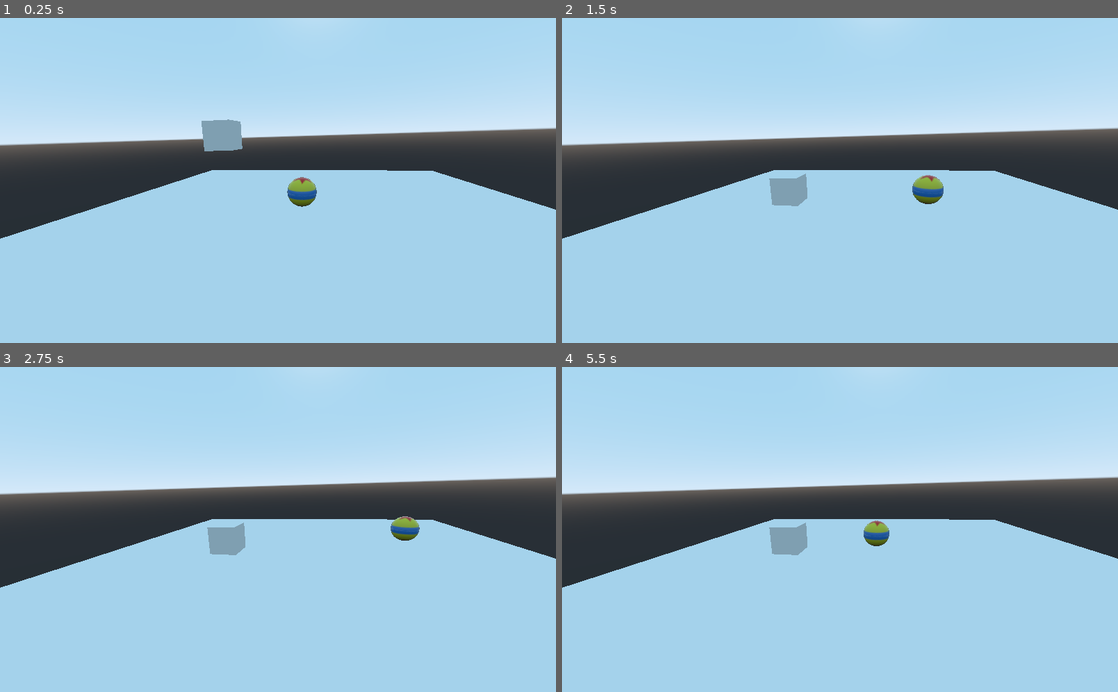
Above: before the commit, frames 1-4 (two rows, left to right).
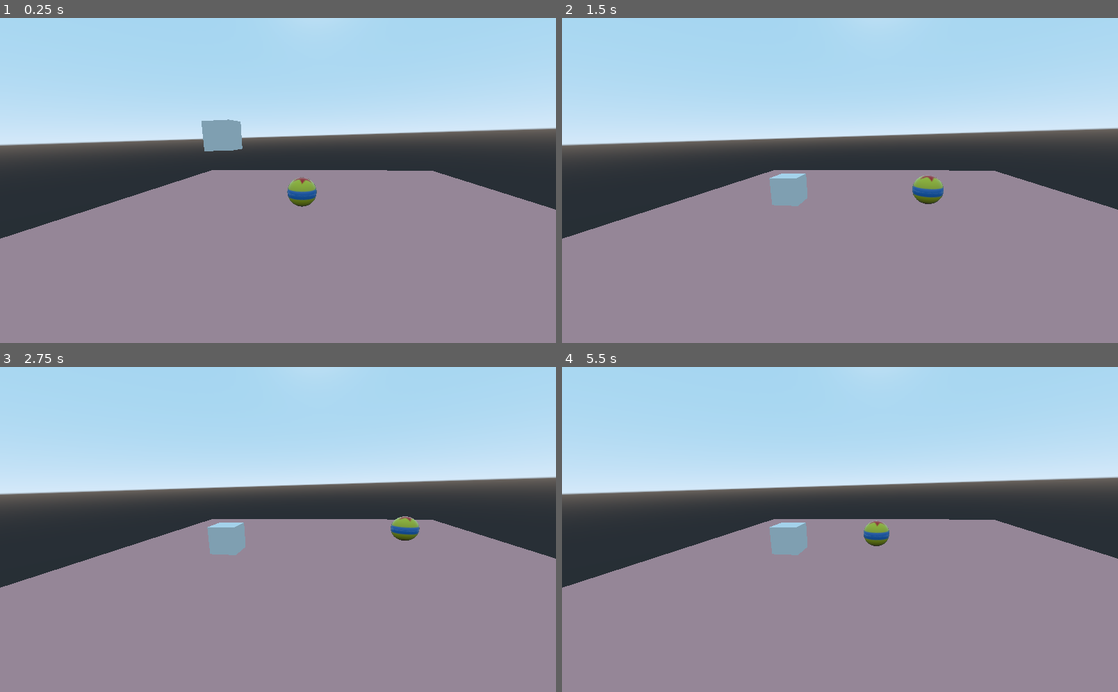
Above: after the commit, the same moments.

Repository: Buglik/PiPG-Game-2
Game: Godot game, scene res://Level.tscn
The game is run twice, just before and just after one commit, with the same random seed, the same clock (stepped at 60 frames per second) and the same inputs. The project has no main scene, so this scene is started directly.
Inputs:
- Up to frame 1 (0.25 s): no input
- Up to frame 2 (1.5 s): hold Right (ui_right) 0.53-1.28 s; hold Down (ui_down) from 1.28 s (still down)
- Up to frame 3 (2.75 s): release Down (ui_down) at 2.03 s; hold Right (ui_right) from 2.03 s (still down)
- Up to frame 4 (5.5 s): release Right (ui_right) at 2.78 s; hold Up (ui_up) 2.78-3.53 s; hold Left (ui_left) 3.53-5.03 s; hold Down (ui_down) from 5.03 s (still down)

The runs differ from the first frame. In frame 1, 47% of the frame differs, in the area x 0-100%, y 46-100%; in frame 2, 47%; in frame 3, 47%; in frame 4, 47%.

Commit message:
floor material added

Diff:
--- a/Level.tscn
+++ b/Level.tscn
@@ -12,6 +12,9 @@
 
 [sub_resource type="CubeMesh" id=4]
 size = Vector3( 30, 2, 30 )
+
+[sub_resource type="SpatialMaterial" id=5]
+albedo_color = Color( 0.913725, 0.639216, 0.639216, 1 )
 
 [node name="Level" type="Spatial"]
 
@@ -33,7 +36,7 @@
 
 [node name="MeshInstance" type="MeshInstance" parent="Floor"]
 mesh = SubResource( 4 )
-material/0 = null
+material/0 = SubResource( 5 )
 
 [node name="Camera" type="Camera" parent="."]
 transform = Transform( 0.97999, -0.0135319, 0.198584, -0.0295045, 0.976789, 0.212161, -0.196846, -0.213775, 0.956845, 1.13689, 5.7457, 13.3962 )
Not shown: 1 places in Level.tscn that only renumber resources
